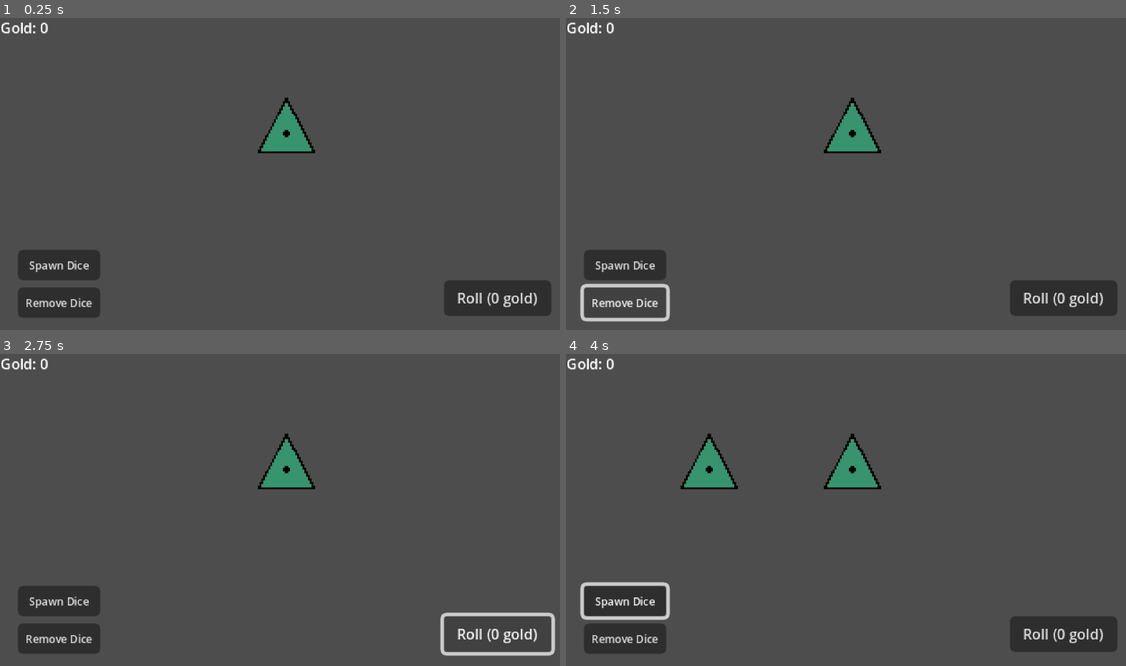
Above: before the commit, frames 1-4 (two rows, left to right).
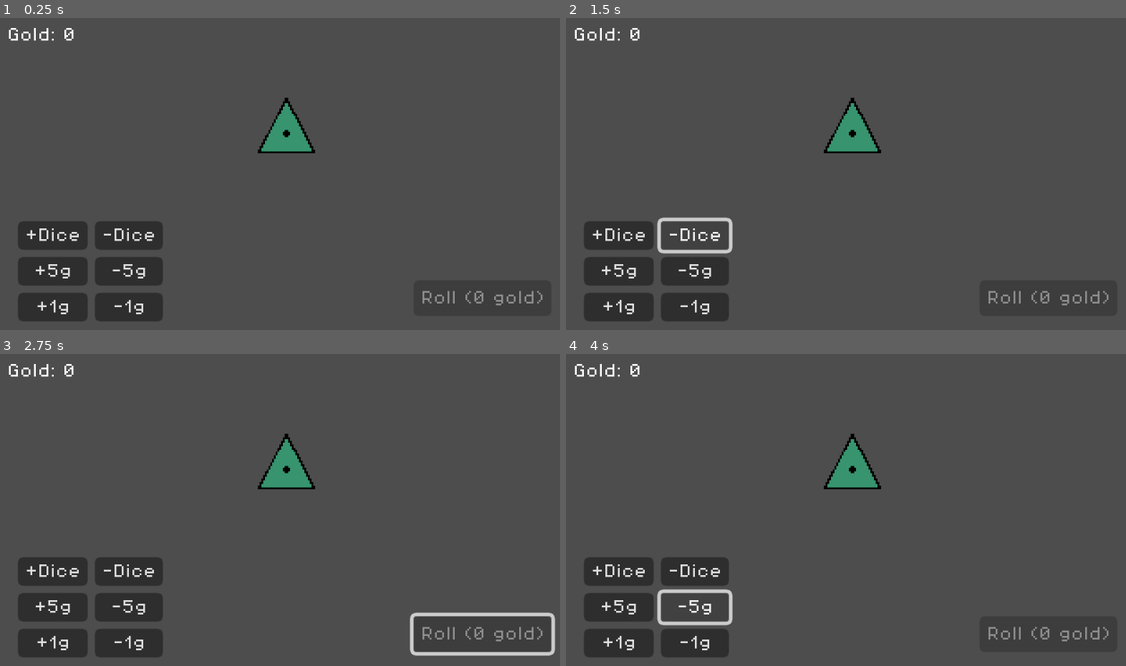
Above: after the commit, the same moments.

Repository: Loethor/crazy_dices
Game: Godot game, scene res://main/game.tscn
Two runs of this game, one before a commit and one after it. Both use one fixed random seed, a clock stepped at 60 frames per second and the inputs below.
Inputs (mouse positions are in pixels of both pictures, inside the frame that each line leads up to):
- Up to frame 1 (0.25 s): no input
- Up to frame 2 (1.5 s): click "Spawn Dice" (after the commit: "+Dice") at 0.5 s; click "Remove Dice" (after the commit: "-Dice") at 1.25 s
- Up to frame 3 (2.75 s): click (498, 634) at 2 s, where only the run before the commit has a clickable "Roll (0 gold)"
- Up to frame 4 (4 s): click (616, 606) at 2.75 s, where only the run after the commit has a clickable "+5g"; click (694, 606) at 3.5 s, where only the run after the commit has a clickable "-5g"

The runs differ from the first frame. In frame 1, 6.4% of the frame differs, in the area x 0-97%, y 1-98%; in frame 2, 5.9%; in frame 3, 6.8%; in frame 4, 7.1%.

Commit message:
refactor global node, added theme, added more debug options

Diff:
--- /dev/null
+++ b/debug/debug.gd
@@ -0,0 +1,24 @@
+class_name Debug
+extends VBoxContainer
+
+signal spawn_dice_pressed
+signal remove_dice_pressed
+
+
+func _on_spawn_dice_button_pressed() -> void:
+	spawn_dice_pressed.emit()
+
+func _on_remove_dice_button_pressed() -> void:
+	remove_dice_pressed.emit()
+
+func _on_add_5_gold_button_pressed() -> void:
+	GameState.player_gold += 5
+
+func _on_remove_5_gold_button_pressed() -> void:
+	GameState.player_gold -= 5
+
+func _on_add_1_gold_button_pressed() -> void:
+	GameState.player_gold += 1
+
+func _on_remove_1_gold_button_pressed() -> void:
+	GameState.player_gold -= 1
--- /dev/null
+++ b/debug/debug.tscn
@@ -0,0 +1,49 @@
+[gd_scene load_steps=2 format=3 uid="uid://u5fd5osscsa4"]
+
+[ext_resource type="Script" uid="uid://df27wlpnypfku" path="res://debug/debug.gd" id="1_ikwhb"]
+
+[node name="Debug" type="VBoxContainer"]
+anchors_preset = 2
+anchor_top = 1.0
+anchor_bottom = 1.0
+offset_left = 10.0
+offset_top = -50.0
+offset_right = 56.0
+offset_bottom = -10.0
+grow_vertical = 0
+script = ExtResource("1_ikwhb")
+
+[node name="GridContainer" type="GridContainer" parent="."]
+layout_mode = 2
+columns = 2
+
+[node name="SpawnDiceButton" type="Button" parent="GridContainer"]
+layout_mode = 2
+text = "+Dice"
+
+[node name="RemoveDiceButton" type="Button" parent="GridContainer"]
+layout_mode = 2
+text = "-Dice"
+
+[node name="Add5GoldButton" type="Button" parent="GridContainer"]
+layout_mode = 2
+text = "+5g"
+
+[node name="Remove5GoldButton" type="Button" parent="GridContainer"]
+layout_mode = 2
+text = "-5g"
+
+[node name="Add1GoldButton" type="Button" parent="GridContainer"]
+layout_mode = 2
+text = "+1g"
+
+[node name="Remove1GoldButton" type="Button" parent="GridContainer"]
+layout_mode = 2
+text = "-1g"
+
+[connection signal="pressed" from="GridContainer/SpawnDiceButton" to="." method="_on_spawn_dice_button_pressed"]
+[connection signal="pressed" from="GridContainer/RemoveDiceButton" to="." method="_on_remove_dice_button_pressed"]
+[connection signal="pressed" from="GridContainer/Add5GoldButton" to="." method="_on_add_5_gold_button_pressed"]
+[connection signal="pressed" from="GridContainer/Remove5GoldButton" to="." method="_on_remove_5_gold_button_pressed"]
+[connection signal="pressed" from="GridContainer/Add1GoldButton" to="." method="_on_add_1_gold_button_pressed"]
+[connection signal="pressed" from="GridContainer/Remove1GoldButton" to="." method="_on_remove_1_gold_button_pressed"]
--- a/dice/dice.gd
+++ b/dice/dice.gd
@@ -31,7 +31,7 @@
 	_update_face(rolled_value)
 	print("Rolled: ", rolled_value)
 	number_rolled.emit(rolled_value)
-	PlayerStats.player_gold += dice_stats.gold_value[rolled_value-1]
+	GameState.player_gold += dice_stats.gold_value[rolled_value-1]
 
 func _update_face(rolled_value:int ) -> void:
 	sprite_2d.frame = rolled_value - 1
@@ -42,7 +42,7 @@
 func _on_input_event(_viewport: Node, event: InputEvent, _shape_idx: int) -> void:
 	if event is InputEventMouseButton and event.pressed and event.button_index == MOUSE_BUTTON_LEFT:
 		if is_dice_selected:
-			PlayerStats.remove_dice(self)
+			GameState.remove_dice(self)
 		else:
-			PlayerStats.add_dice(self)
+			GameState.add_dice(self)
 		toggle_highlight()
--- a/dice/dice_stats.gd
+++ b/dice/dice_stats.gd
@@ -5,7 +5,7 @@
 var number_of_faces: int
 var slots: Array[DiceSlot]
 var gold_value: Array[int]
-var roll_cost:int = 1
+var roll_cost:int = 0
 
 # Probability per face (must sum to 1.0)
 var probabilities: Array[float]
--- a/globals/player_stats.gd
+++ b/globals/game_state.gd
@@ -1,10 +1,11 @@
 extends Node
 
-signal player_gold_changed()
+signal gold_changed()
 signal roll_cost_changed()
 
 var current_position: int = 0
 var roll_cost: int = 0 : set = _set_roll_cost
+static var extra_cost:int = 0
 
 func _set_roll_cost(new_roll_cost:int) -> void:
 	roll_cost = new_roll_cost
@@ -13,21 +14,31 @@
 var player_gold:int = 0 : set = _set_player_gold
 func _set_player_gold(new_gold:int) -> void:
 	player_gold = new_gold
-	player_gold_changed.emit()
+	gold_changed.emit()
 
 var selected_dices: Array[Dice] = []
 
 func add_dice(new_dice: Dice) -> void:
 	if new_dice not in selected_dices:
 		new_dice.is_dice_selected = true
-		roll_cost += new_dice.dice_stats.roll_cost
 		selected_dices.append(new_dice)
+		extra_cost += new_dice.dice_stats.roll_cost
+		calculate_roll_cost()
+
+
 
 func remove_dice(dice_to_remove: Dice) -> void:
 	if dice_to_remove in selected_dices:
 		dice_to_remove.is_dice_selected = false
-		roll_cost -= dice_to_remove.dice_stats.roll_cost
+		extra_cost -= dice_to_remove.dice_stats.roll_cost
 		selected_dices.erase(dice_to_remove)
+		calculate_roll_cost()
+
+func calculate_roll_cost() -> void:
+	if selected_dices.size() > 1:
+		roll_cost = selected_dices.size() - 1 + extra_cost
+	else:
+		roll_cost = extra_cost
 
 func unselect_all_dices() -> void:
 	for dice in selected_dices:
--- a/main/game.gd
+++ b/main/game.gd
@@ -7,33 +7,41 @@
 
 @onready var dice_positions: Node2D = $DicePositions
 @onready var dices: Node2D = $Dices
-@onready var debug: VBoxContainer = $CanvasLayer/Debug
 
 @export var is_debug_enabled:bool = true
+@export var debug: Debug
 
 func _ready() -> void:
-	debug.visible = is_debug_enabled
+	_setup_debug()
 	_spawn_dice()
 
+func _setup_debug() -> void:
+	debug.visible = is_debug_enabled
+	if debug:
+		debug.spawn_dice_pressed.connect(_on_spawn_dice_button_pressed)
+		debug.remove_dice_pressed.connect(_on_remove_dice_button_pressed)
+
+
+
 func _spawn_dice():
-	if PlayerStats.current_position < MAX_NUMBER_OF_DICES:
+	if GameState.current_position < MAX_NUMBER_OF_DICES:
 		var dice_scenes:Array[PackedScene] = [D_4,D_6]
 		var random_dice = dice_scenes.pick_random()
 		var dice: Dice = random_dice.instantiate()
 		dice.position = get_current_position()
 		dices.add_child(dice)
-		PlayerStats.current_position += 1
+		GameState.current_position += 1
 
 func _remove_dice():
-	if PlayerStats.current_position >= MIN_NUMBER_OF_DICES:
-		PlayerStats.current_position -= 1
+	if GameState.current_position >= MIN_NUMBER_OF_DICES:
+		GameState.current_position -= 1
 		var dice_to_remove = dices.get_child(-1)
 		dice_to_remove.queue_free()
 
 func get_current_position() -> Vector2:
 	for dice_position in dice_positions.get_children():
 		if dice_position is DicePosition:
-			if PlayerStats.current_position == dice_position.order:
+			if GameState.current_position == dice_position.order:
 				return dice_position.position
 	return Vector2.ZERO
 
--- a/main/game.tscn
+++ b/main/game.tscn
@@ -1,11 +1,13 @@
-[gd_scene load_steps=4 format=3 uid="uid://v10y3nhhyxhp"]
+[gd_scene load_steps=5 format=3 uid="uid://v10y3nhhyxhp"]
 
 [ext_resource type="Script" uid="uid://cddv0js8q6o4n" path="res://dice/dice_position.gd" id="1_uwrxv"]
 [ext_resource type="Script" uid="uid://bwsg7f7qqj0ft" path="res://main/game.gd" id="1_yqjtg"]
+[ext_resource type="PackedScene" uid="uid://u5fd5osscsa4" path="res://debug/debug.tscn" id="3_46yon"]
 [ext_resource type="PackedScene" uid="uid://cmyq13tvqep5k" path="res://ui/ui.tscn" id="4_46yon"]
 
-[node name="Game" type="Node2D"]
+[node name="Game" type="Node2D" node_paths=PackedStringArray("debug")]
 script = ExtResource("1_yqjtg")
+debug = NodePath("CanvasLayer/Debug")
 
 [node name="Dices" type="Node2D" parent="."]
 
@@ -42,27 +44,6 @@
 
 [node name="CanvasLayer" type="CanvasLayer" parent="."]
 
-[node name="Debug" type="VBoxContainer" parent="CanvasLayer"]
-anchors_preset = 2
-anchor_top = 1.0
-anchor_bottom = 1.0
-offset_left = 10.0
-offset_top = -50.0
-offset_right = 56.0
-offset_bottom = -10.0
-grow_vertical = 0
-
-[node name="SpawnDiceButton" type="Button" parent="CanvasLayer/Debug"]
-layout_mode = 2
-theme_override_font_sizes/font_size = 6
-text = "Spawn Dice"
-
-[node name="RemoveDiceButton" type="Button" parent="CanvasLayer/Debug"]
-layout_mode = 2
-theme_override_font_sizes/font_size = 6
-text = "Remove Dice"
+[node name="Debug" parent="CanvasLayer" instance=ExtResource("3_46yon")]
 
 [node name="UI" parent="CanvasLayer" instance=ExtResource("4_46yon")]
-
-[connection signal="pressed" from="CanvasLayer/Debug/SpawnDiceButton" to="." method="_on_spawn_dice_button_pressed"]
-[connection signal="pressed" from="CanvasLayer/Debug/RemoveDiceButton" to="." method="_on_remove_dice_button_pressed"]
--- a/project.godot
+++ b/project.godot
@@ -17,8 +17,8 @@
 
 [autoload]
 
-Types="*res://globals/Types.gd"
-PlayerStats="*res://globals/player_stats.gd"
+Types="*res://globals/types.gd"
+GameState="*res://globals/game_state.gd"
 
 [display]
 
@@ -28,6 +28,10 @@
 window/size/window_height_override=720
 window/stretch/mode="canvas_items"
 
+[gui]
+
+theme/custom="uid://dh7316dirur76"
+
 [rendering]
 
 textures/canvas_textures/default_texture_filter=0
--- /dev/null
+++ b/themes/main_theme.tres
@@ -0,0 +1,7 @@
+[gd_resource type="Theme" load_steps=2 format=3 uid="uid://dh7316dirur76"]
+
+[ext_resource type="FontFile" uid="uid://xfww5y6hkyua" path="res://themes/PixelOperator8.ttf" id="1_rjgu6"]
+
+[resource]
+default_font = ExtResource("1_rjgu6")
+default_font_size = 8
--- a/ui/gold_label.gd
+++ b/ui/gold_label.gd
@@ -3,7 +3,11 @@
 
 func _ready() -> void:
 	_update_gold_label()
-	PlayerStats.player_gold_changed.connect(_update_gold_label)
+	GameState.gold_changed.connect(_update_gold_label)
 
 func _update_gold_label() -> void:
-	text = "Gold: %s" % PlayerStats.player_gold
+	text = "Gold: %s" % GameState.player_gold
+
+
+func _on_roll_button_pressed() -> void:
+	pass # Replace with function body.
--- a/ui/gold_label.tscn
+++ b/ui/gold_label.tscn
@@ -7,6 +7,5 @@
 offset_top = 8.0
 offset_right = 29.0
 offset_bottom = 20.0
-theme_override_font_sizes/font_size = 8
 text = "Gold: 0"
 script = ExtResource("1_75thq")
--- a/ui/roll_button.gd
+++ b/ui/roll_button.gd
@@ -2,7 +2,15 @@
 
 func _ready() -> void:
 	_update_button_text()
-	PlayerStats.roll_cost_changed.connect(_update_button_text)
+	GameState.roll_cost_changed.connect(_update_button_text)
+	GameState.roll_cost_changed.connect(_check_cost)
+	_check_cost()
+func _update_button_text() -> void:
+	text = "Roll (%s gold)" % GameState.roll_cost
 
-func _update_button_text() -> void:
-	text = "Roll (%s gold)" % PlayerStats.roll_cost
+func _check_cost() -> void:
+	disabled = GameState.roll_cost == 0
+
+
+func _on_pressed() -> void:
+	pass # Replace with function body.
--- a/ui/ui.tscn
+++ b/ui/ui.tscn
@@ -14,10 +14,11 @@
 
 [node name="GoldLabel" parent="." instance=ExtResource("1_nb4k0")]
 layout_mode = 0
-offset_left = 0.0
-offset_top = 0.0
-offset_right = 21.0
-offset_bottom = 23.0
+offset_top = 6.0
+offset_right = 46.0
+offset_bottom = 14.0
+horizontal_alignment = 1
+vertical_alignment = 1
 
 [node name="RollButton" type="Button" parent="."]
 custom_minimum_size = Vector2(60, 20)
@@ -36,3 +37,5 @@
 theme_override_font_sizes/font_size = 8
 text = "Roll (0 gold)"
 script = ExtResource("2_ks8t7")
+
+[connection signal="pressed" from="RollButton" to="RollButton" method="_on_pressed"]
Not shown, added: debug/debug.gd.uid
Renamed: globals/player_stats.gd.uid -> globals/game_state.gd.uid
Binary file added: themes/PixelOperator8.ttf
Not shown, added: themes/PixelOperator8.ttf.import
